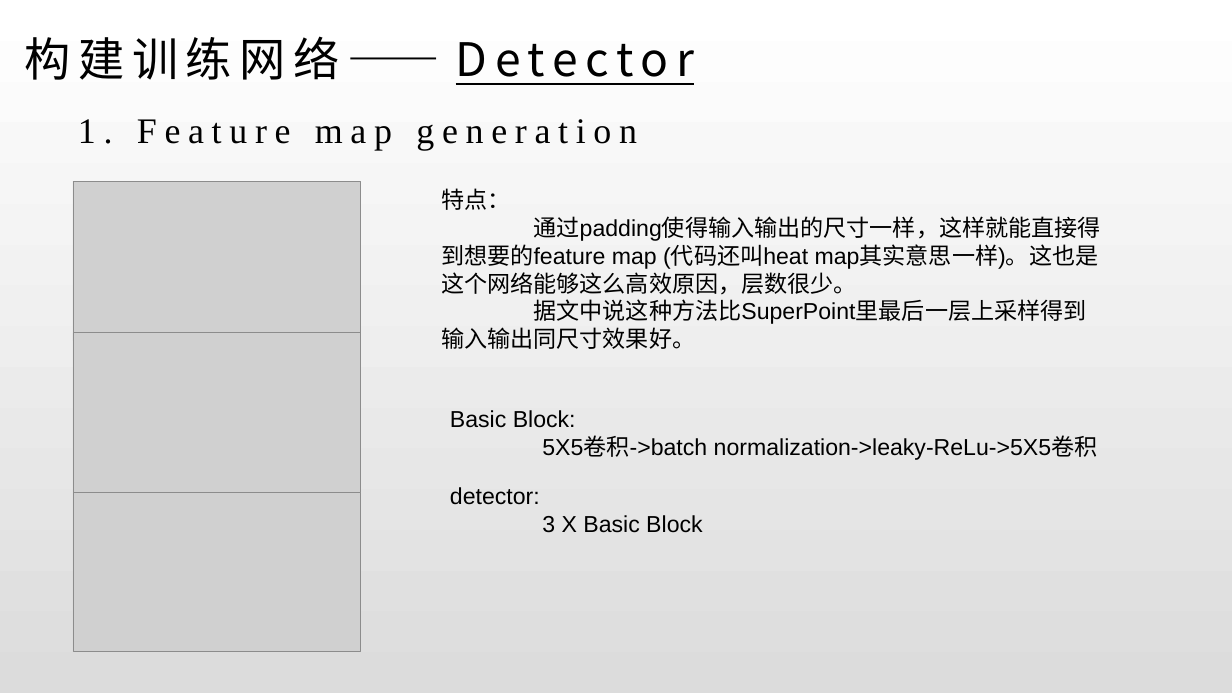
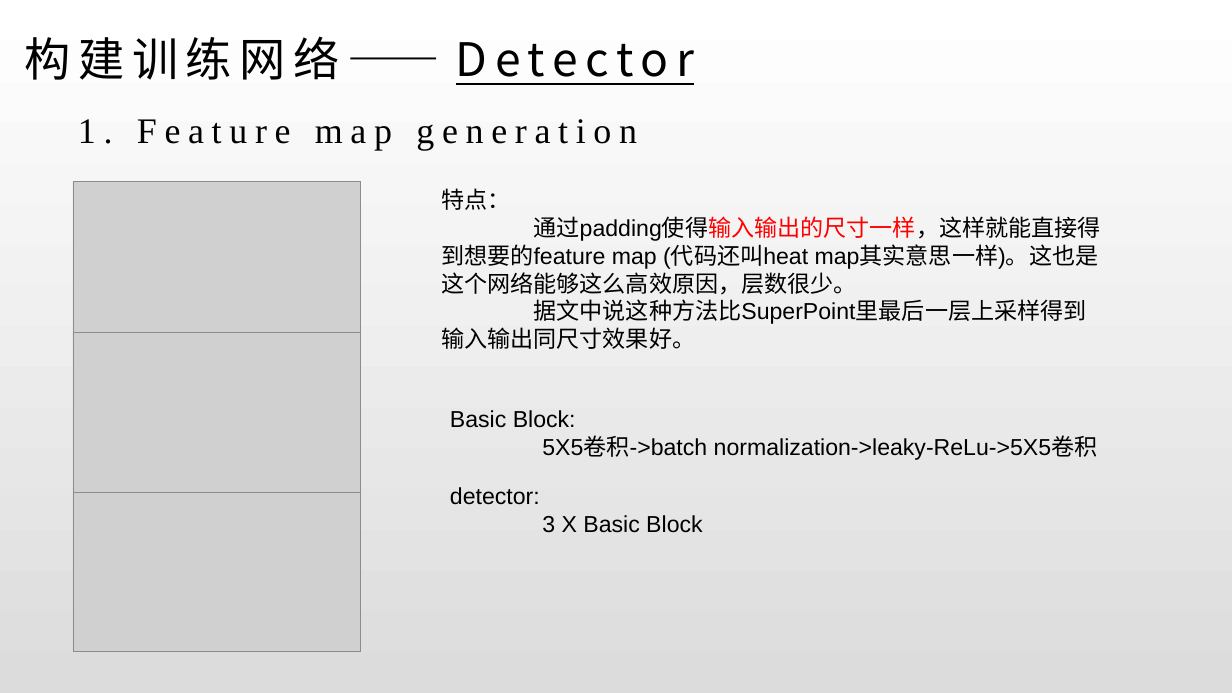
Before and after one commit to iamwangyabin/Awesome-Papers, a slide deck: slide 12 of paper/LF.pptx (slide 9 before the commit). Drawn at 1232x693 pixels with LibreOffice and Linux fonts; fonts in the diff are those of the drawing; grey boxes stand for pictures. Boxes give left, top, right and bottom in pixels: in the first picture for what was removed or moved away, otherwise in the second. Text is boxed around its words. In the diff, an @@ line names an element or a change of style, - is before the commit and + after.

```diff
--- a/paper/LF.pptx
+++ b/paper/LF.pptx
@@ text at [441,216,1101,295]: text colour #000000 to #FF0000 in "通过padding使得输入输出的尺寸一样，这样就能直接得到想要的feature" @@
```
Also in this commit, not shown: 7 other slides changed, 14 slides added.
